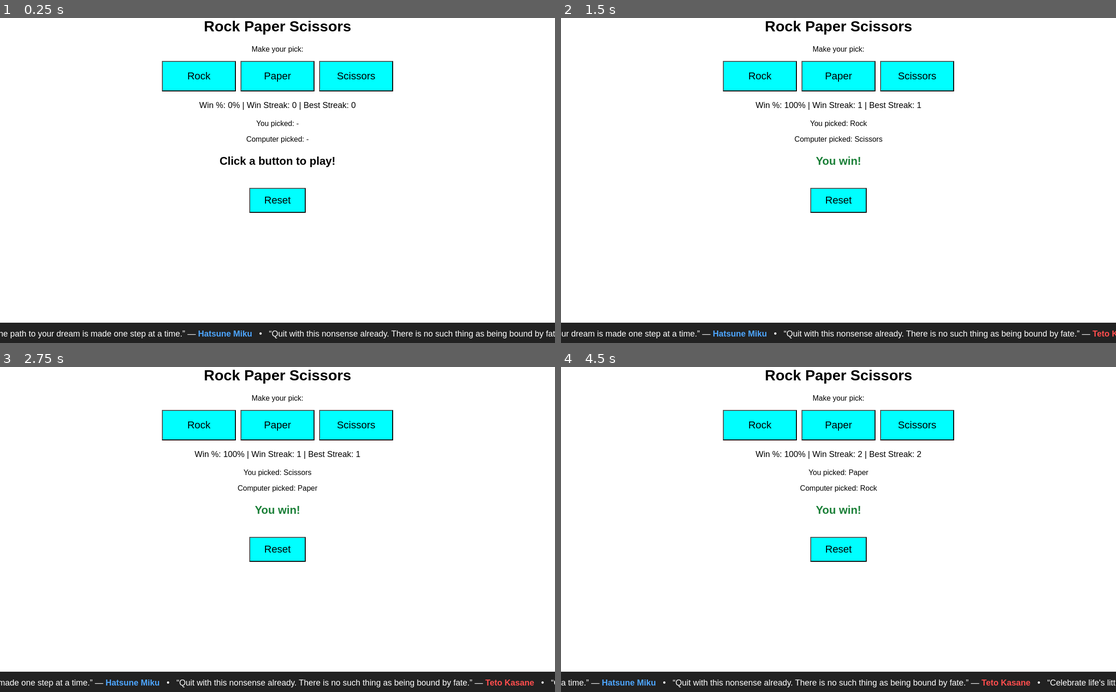
Above: before the commit, frames 1-4 (two rows, left to right).
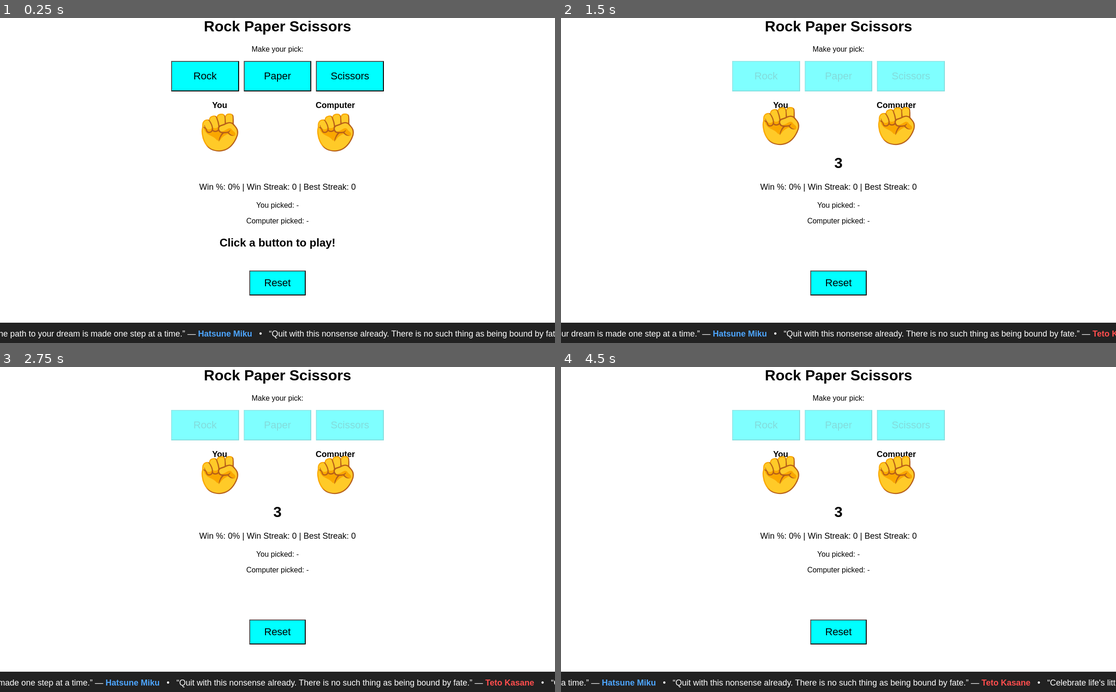
Above: after the commit, the same moments.

Repository: jeffreyB-7/rock_paper_scissors
Game: browser game, page index.html
Same seed, same stepped clock (60 frames per second), same inputs: the game is played once before the commit and once after it.
Inputs:
- Up to frame 1 (0.25 s): no input
- Up to frame 2 (1.5 s): click "Rock" at 1.27 s
- Up to frame 3 (2.75 s): click "Reset" at 2.02 s; click "Scissors" at 2.47 s
- Up to frame 4 (4.5 s): click "Paper" at 4.27 s

The runs differ from the first frame. In frame 1, 4.7% of the frame differs, in the area x 29-71%, y 13-86%; in frame 2, 7.5%; in frame 3, 7.5%; in frame 4, 7.5%.

Commit message:
Add countdown hands and game sounds

Diff:
--- a/index.html
+++ b/index.html
@@ -7,6 +7,8 @@
   <link rel="stylesheet" href="style.css">
 </head>
 <body>
+  <!-- The game sits in its own centered column; the ticker comes after it -->
+  <main class="game">
   <h1>Rock Paper Scissors</h1>
   <p>Make your pick:</p>
 
@@ -15,6 +17,19 @@
     <button class="choice" data-choice="paper">Paper</button>
     <button class="choice" data-choice="scissors">Scissors</button>
   </div>
+
+  <!-- The two hands. They show a fist at the start, then the real picks. -->
+  <div class="arena">
+    <div class="side">
+      <p class="side-label">You</p>
+      <div class="hand" id="player-hand">&#9994;</div>
+    </div>
+    <div class="side">
+      <p class="side-label">Computer</p>
+      <div class="hand" id="computer-hand">&#9994;</div>
+    </div>
+  </div>
+  <p id="countdown"></p>
 
   <p id="scoreboard">
     Win %: <span id="win-percent">0%</span> |
@@ -29,6 +44,7 @@
   </div>
 
   <button id="reset">Reset</button>
+  </main>
 
   <!-- Ticker bar: script.js fills the track with the quotes -->
   <div id="ticker">
--- a/script.js
+++ b/script.js
@@ -66,13 +66,123 @@
   document.getElementById("best-streak").textContent = stats.bestStreak;
 }
 
-// Play one round and show both picks and the result
-function playRound(playerChoice) {
+// The emoji for each hand. Rock is also what a fist looks like.
+const handEmoji = {
+  rock: "✊",
+  paper: "✋",
+  scissors: "✌️"
+};
+
+// How long each countdown step lasts, in milliseconds
+const stepTime = 500;
+
+// Remembers the running countdown timer so Reset can stop it
+let countdownTimer = null;
+
+// ---------- Sounds (made with code, so there are no sound files) ----------
+
+// The browser's audio system. It is created the first time a sound plays.
+let audioContext = null;
+
+function getAudioContext() {
+  if (audioContext === null) {
+    const AudioContextClass = window.AudioContext || window.webkitAudioContext;
+    if (!AudioContextClass) {
+      return null;  // This browser can't make sounds, so the game stays silent
+    }
+    audioContext = new AudioContextClass();
+  }
+  // Browsers start audio "suspended" until the player has clicked something
+  if (audioContext.state === "suspended") {
+    audioContext.resume();
+  }
+  return audioContext;
+}
+
+// Play one beep.
+//   frequency  - the pitch (higher number = higher sound)
+//   startDelay - seconds to wait before it starts
+//   duration   - how many seconds it lasts
+//   type       - the sound's shape: "sine", "square", "triangle", or "sawtooth"
+function playTone(frequency, startDelay, duration, type) {
+  const context = getAudioContext();
+  if (context === null) {
+    return;
+  }
+
+  const oscillator = context.createOscillator();  // makes the tone
+  const volume = context.createGain();            // controls how loud it is
+
+  oscillator.type = type;
+  oscillator.frequency.value = frequency;
+
+  // Start fairly quiet, then fade out so the beep doesn't end with a click
+  const startTime = context.currentTime + startDelay;
+  volume.gain.setValueAtTime(0.15, startTime);
+  volume.gain.exponentialRampToValueAtTime(0.001, startTime + duration);
+
+  oscillator.connect(volume);
+  volume.connect(context.destination);
+  oscillator.start(startTime);
+  oscillator.stop(startTime + duration);
+}
+
+// A short tick for each of "3", "2", "1"
+function playTick() {
+  playTone(600, 0, 0.08, "square");
+}
+
+// A higher, longer beep at the moment of the reveal
+function playShoot() {
+  playTone(900, 0, 0.25, "square");
+}
+
+// Three rising notes (they start a moment after the reveal beep)
+function playWinSound() {
+  playTone(523, 0.3, 0.15, "triangle");
+  playTone(659, 0.45, 0.15, "triangle");
+  playTone(784, 0.6, 0.3, "triangle");
+}
+
+// Three falling, buzzy notes
+function playLoseSound() {
+  playTone(330, 0.3, 0.2, "sawtooth");
+  playTone(262, 0.5, 0.2, "sawtooth");
+  playTone(196, 0.7, 0.4, "sawtooth");
+}
+
+// ---------- Hands, countdown, and rounds ----------
+
+// Show a hand emoji on each side (pass "rock", "paper", or "scissors")
+function showHands(playerKey, computerKey) {
+  document.getElementById("player-hand").textContent = handEmoji[playerKey];
+  document.getElementById("computer-hand").textContent = handEmoji[computerKey];
+}
+
+// Turn the up-and-down bobbing on or off for both hands
+function setShaking(isShaking) {
+  document.querySelectorAll(".hand").forEach(function (hand) {
+    hand.classList.toggle("shaking", isShaking);
+  });
+}
+
+// Disable or enable the Rock, Paper, and Scissors buttons
+function setChoiceButtonsDisabled(disabled) {
+  buttons.forEach(function (button) {
+    button.disabled = disabled;
+  });
+}
+
+// The reveal: the computer picks, then show both hands and the result
+function revealRound(playerChoice) {
   const computerChoice = getComputerChoice();
   const result = getResult(playerChoice, computerChoice);
 
   recordResult(result);
   updateScoreboard();
+
+  setShaking(false);
+  showHands(playerChoice, computerChoice);
 
   document.getElementById("player-pick").textContent = capitalize(playerChoice);
   document.getElementById("computer-pick").textContent = capitalize(computerChoice);
@@ -86,6 +196,50 @@
   resultElement.textContent = messages[result];
   // Sets the class to result-win, result-lose, or result-tie (styled in style.css)
   resultElement.className = "result-" + result;
+
+  // A win or lose sound (a tie stays quiet)
+  if (result === "win") {
+    playWinSound();
+  } else if (result === "lose") {
+    playLoseSound();
+  }
+
+  setChoiceButtonsDisabled(false);
+}
+
+// Play one round: count down "3, 2, 1", then reveal
+function playRound(playerChoice) {
+  // No clicking while the countdown runs
+  setChoiceButtonsDisabled(true);
+
+  // Both sides start as shaking fists, and the last round's text is cleared
+  showHands("rock", "rock");
+  setShaking(true);
+  document.getElementById("player-pick").textContent = "-";
+  document.getElementById("computer-pick").textContent = "-";
+  document.getElementById("result").textContent = "";
+  document.getElementById("result").className = "";
+
+  const steps = ["3", "2", "1"];
+  let stepNumber = 0;
+
+  function showNextStep() {
+    if (stepNumber < steps.length) {
+      // Show the next number and tick, then come back after a short wait
+      document.getElementById("countdown").textContent = steps[stepNumber];
+      playTick();
+      stepNumber = stepNumber + 1;
+      countdownTimer = setTimeout(showNextStep, stepTime);
+    } else {
+      // The countdown is over: clear the text, beep, and reveal the hands
+      document.getElementById("countdown").textContent = "";
+      playShoot();
+      countdownTimer = null;
+      revealRound(playerChoice);
+    }
+  }
+
+  showNextStep();
 }
 
 // Put the game back to how it looked when the page first loaded
@@ -95,6 +249,14 @@
   stats.streak = 0;
   stats.bestStreak = 0;
   updateScoreboard();
+
+  // Stop a countdown that is in progress and let the buttons be clicked again
+  clearTimeout(countdownTimer);
+  countdownTimer = null;
+  setChoiceButtonsDisabled(false);
+  setShaking(false);
+  showHands("rock", "rock");
+  document.getElementById("countdown").textContent = "";
 
   document.getElementById("player-pick").textContent = "-";
   document.getElementById("computer-pick").textContent = "-";
--- a/style.css
+++ b/style.css
@@ -1,12 +1,29 @@
+/* Always use the light color scheme, even if the browser or system prefers dark */
+html {
+  color-scheme: light;
+}
+
 body {
   font-family: Arial, sans-serif;
   text-align: center;
-  padding: 20px;
-  /* Extra room at the bottom so the ticker never covers the game */
-  padding-bottom: 80px;
-  /* Keep the game in a centered column instead of stretching across the screen */
+  background-color: white;
+  color: black;
+  margin: 0;
+  /* Stack the game and the ticker. The game grows to fill the screen, so the
+     ticker always sits at the very bottom of the page. */
+  min-height: 100vh;
+  display: flex;
+  flex-direction: column;
+}
+
+/* The game itself: a centered column */
+.game {
+  flex: 1;
+  width: 100%;
   max-width: 500px;
   margin: 0 auto;
+  padding: 20px;
+  box-sizing: border-box;
 }
 
 /* The row that holds Rock, Paper, and Scissors */
@@ -36,6 +53,58 @@
   padding: 12px 30px;
 }
 
+/* Greyed out while the countdown is running (and back to the normal arrow
+   cursor instead of the pointing hand) */
+.choice:disabled {
+  opacity: 0.5;
+  cursor: default;
+}
+
+/* The two hands: You on the left, Computer on the right */
+.arena {
+  display: flex;
+  justify-content: center;
+  gap: 40px;
+  margin-top: 20px;
+}
+
+.side {
+  flex: 1;
+}
+
+.side-label {
+  font-weight: bold;
+  font-size: 18px;
+  margin: 0;
+}
+
+.hand {
+  font-size: 80px;
+  line-height: 1.2;
+}
+
+/* The hands bob up and down while the countdown runs */
+.hand.shaking {
+  animation: shake 0.25s ease-in-out infinite alternate;
+}
+
+@keyframes shake {
+  from {
+    transform: translateY(0);
+  }
+  to {
+    transform: translateY(-14px);
+  }
+}
+
+/* "3", "2", "1", "Shoot!" (min-height stops the page jumping when it is empty) */
+#countdown {
+  font-size: 32px;
+  font-weight: bold;
+  margin: 0;
+  min-height: 40px;
+}
+
 #scoreboard {
   font-size: 18px;
   margin: 20px 0;
@@ -44,6 +113,7 @@
 #result {
   font-weight: bold;
   font-size: 24px;
+  min-height: 30px;
 }
 
 /* Result colors (the class is added by script.js after each round) */
@@ -59,12 +129,10 @@
   color: #666666;
 }
 
-/* The quote ticker: a bar stuck to the bottom of the window */
+/* The quote ticker: a bar at the very bottom of the page. It comes after the
+   game, so it scrolls with the page instead of floating over it. */
 #ticker {
-  position: fixed;
-  left: 0;
-  bottom: 0;
-  width: 100%;
+  flex-shrink: 0;
   overflow: hidden;
   background-color: #222222;
   color: white;
Not shown, changed: ROADMAP.md
